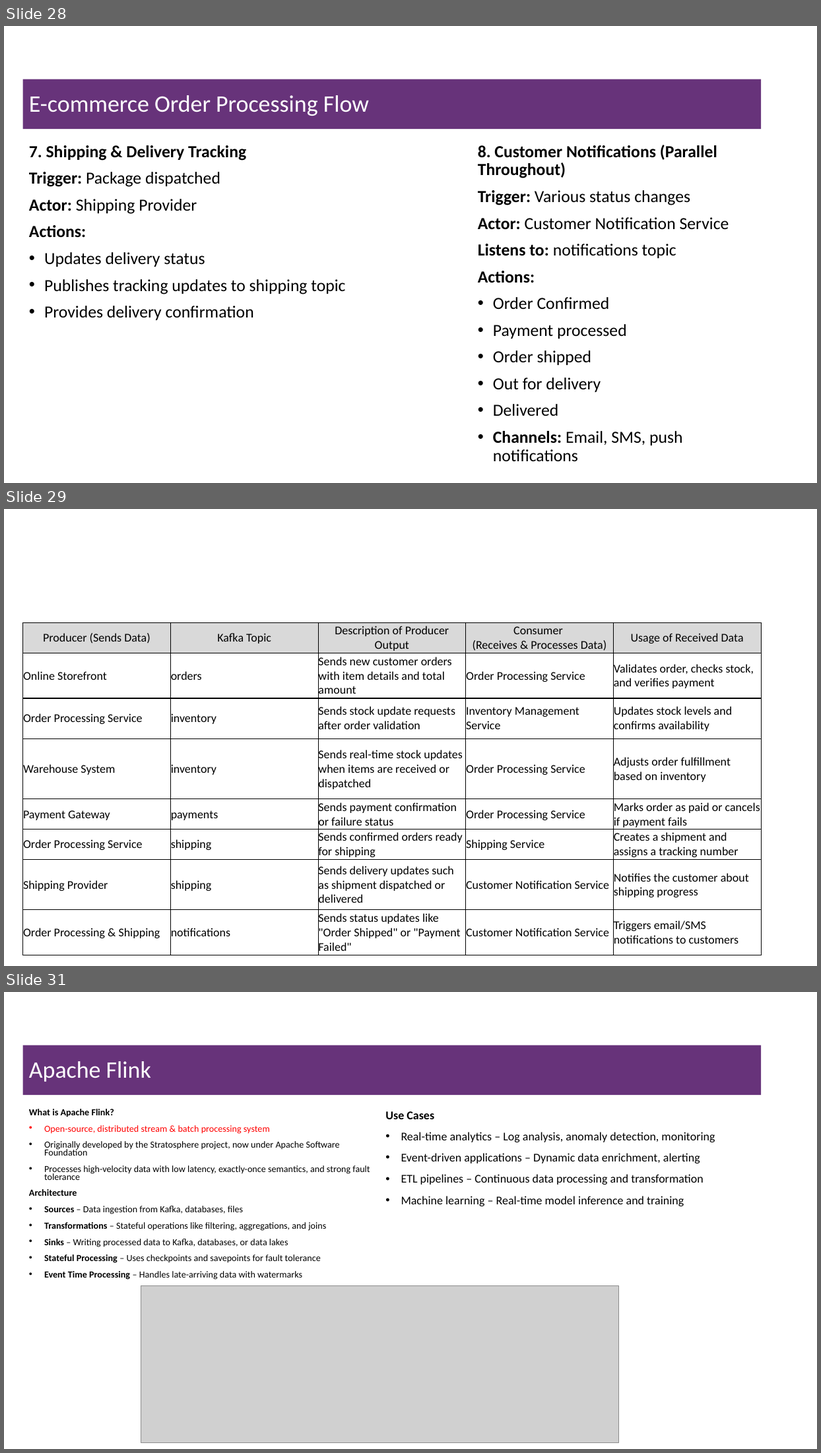
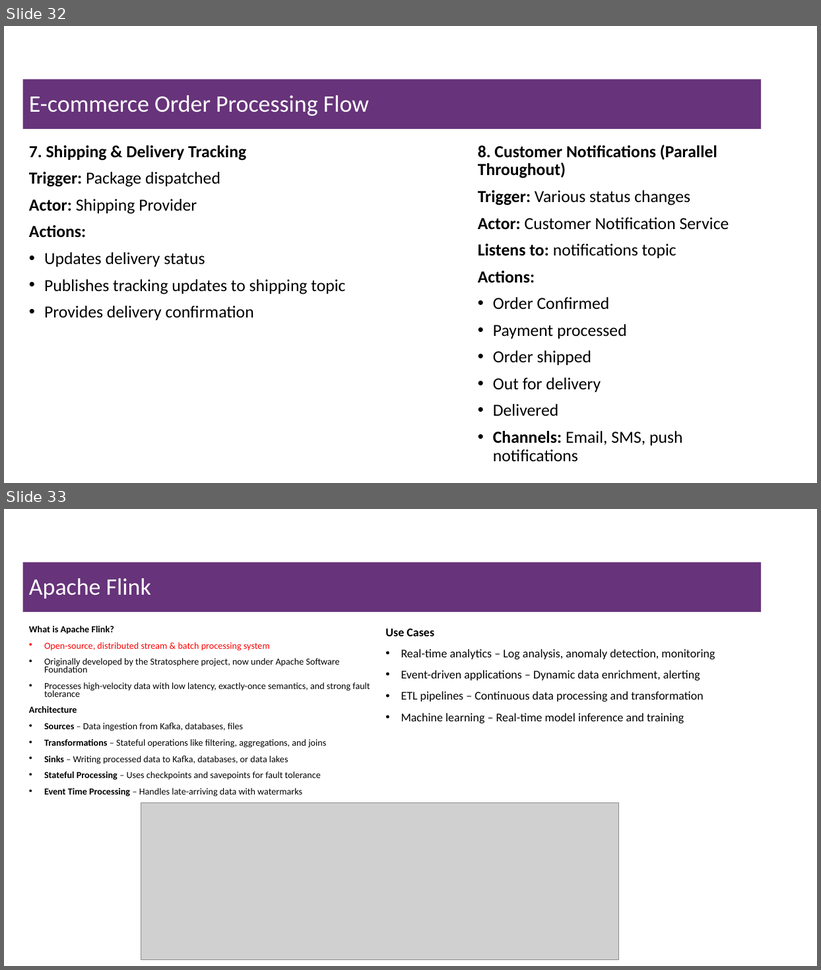
Before and after one commit to msfasha/307401-Big-Data, a slide deck: 20243/section_2_introduction_to_hadoop_eco_system/2-Introduction to Hadoop Eco System.pptx. Shown one above the other, each under a label of ours: slides 28, 29 and 31 before the commit, slides 32 and 33 after it; the slides between them are not shown. The pictures are 821x1453 and 821x970 pixels, drawn with LibreOffice and Linux fonts; fonts in the diff are those of the drawing; grey boxes stand for pictures; background and template pictures are left out. Boxes give left, top, right and bottom in pixels: in the first picture for what was removed or moved away, otherwise in the second. Text is boxed around its words. In the diff, an @@ line names an element or a change of style, - is before the commit and + after.

Commit message:
update hadoop echo system

```diff
--- a/20243/section_2_introduction_to_hadoop_eco_system/2-Introduction to Hadoop Eco System.pptx
+++ b/20243/section_2_introduction_to_hadoop_eco_system/2-Introduction to Hadoop Eco System.pptx
@@ slide 29 removed at [4, 509, 817, 966], background #FFFFFF @@
@@ table removed at [23, 623, 761, 957], 8 rows, 5 columns @@
-Producer (Sends Data) | Kafka Topic | Description of Producer Output | Consumer / (Receives & Processes Data) | Usage of Received Data
-Online Storefront | orders | Sends new customer orders with item details and total amount | Order Processing Service | Validates order, checks stock, and verifies payment
-Order Processing Service | inventory | Sends stock update requests after order validation | Inventory Management Service | Updates stock levels and confirms availability
-Warehouse System | inventory | Sends real-time stock updates when items are received or dispatched | Order Processing Service | Adjusts order fulfillment based on inventory
-Payment Gateway | payments | Sends payment confirmation or failure status | Order Processing Service | Marks order as paid or cancels if payment fails
-Order Processing Service | shipping | Sends confirmed orders ready for shipping | Shipping Service | Creates a shipment and assigns a tracking number
-Shipping Provider | shipping | Sends delivery updates such as shipment dispatched or delivered | Customer Notification Service | Notifies the customer about shipping progress
-Order Processing & Shipping | notifications | Sends status updates like "Order Shipped" or "Payment Failed" | Customer Notification Service | Triggers email/SMS notifications to customers
@@ what was slide 28 is now slide 32 @@
@@ what was slide 31 is now slide 33 @@
```
Also in this commit, not shown: 5 slides changed, 5 slides added, 2 other slides removed, 2 other files.
